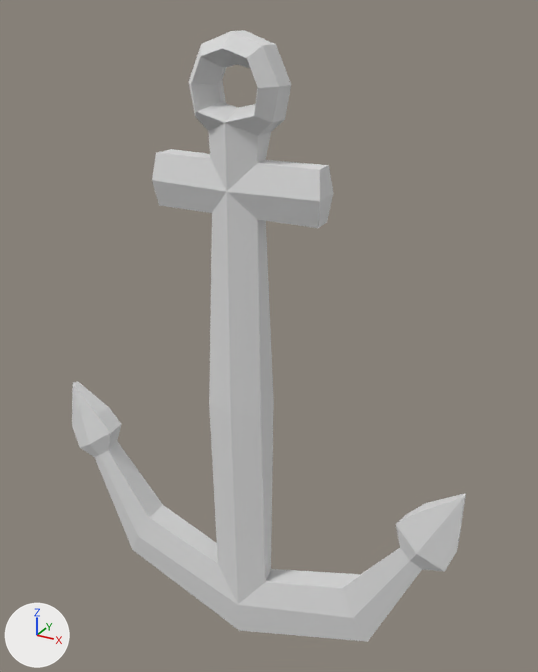
The glTF model public/models/anchor.glb as it was, and as the next commit left it.
The view is the same before and after, from a 50 mm camera at (0.822, -1.369, 1.567) aimed at (0.033, 0.066, 0.85). Every picture has the same lights, and +X, +Y and +Z are marked at lower left. Where no turn or scale is listed for an object, it has been applied to the vertices.

The first picture shows 'anchor'.
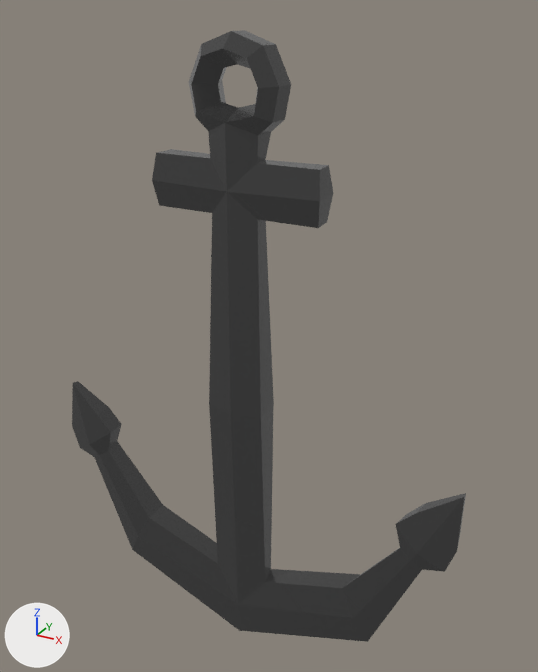
The change, as a diff of the scene's bpy script:
```diff
--- a/public/models/anchor.glb.py
+++ b/public/models/anchor.glb.py
@@ img_base @@
+img_base = load_image('base', '_unpacked/base', 1024, 1024, 'sRGB')
@@ mat_lowpoly_colors_001 @@
+mat_lowpoly_colors_001 = bpy.data.materials.new('LOWPOLY-COLORS.001')
+# uses the picture img_base
@@ me_anchor @@
 me_anchor.from_pydata(...)  # 126 vertices, 252 faces; spans x -0.55..0.55, y -0.06..0.07, z 0.0..1.53
-me_anchor.materials.append(mat_lowpoly_colors)  # white #e7e7e7
+me_anchor.materials.append(mat_lowpoly_colors_001)
```

Location of each change, (x1, y1, x2, y2) in pixels of the pictures (538 x 672 px):
'anchor', recoloured (grey to black): (72, 30, 466, 642) in both
